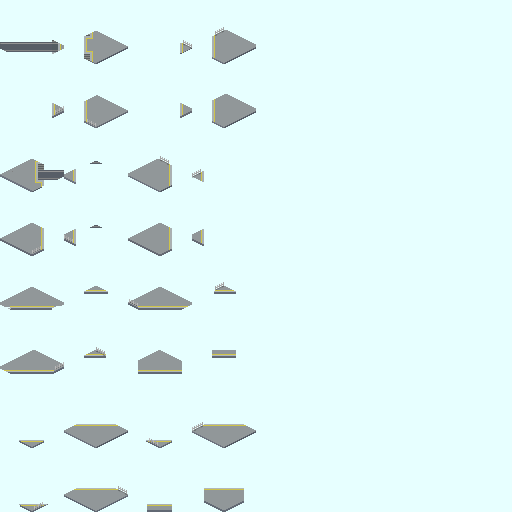
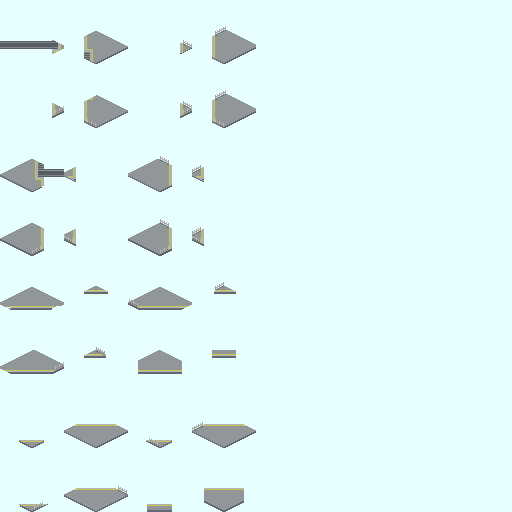
Comparing the layer stacks of the two 512 × 512 images. Changes:
added group "[31]@FG" with 2 layers in group "Fences コピー" over [left=192, top=227, right=201, bottom=243]
added group "[30]@FG" with 2 layers in group "Fences コピー" over [left=160, top=219, right=169, bottom=254]
painted on "[27]@F" over [left=192, top=165, right=201, bottom=178]
added group "[23]@FG" with 2 layers in group "Fences コピー" over [left=215, top=90, right=226, bottom=127]
added layer "[19]@F コピー" in group "[23]@FG" over [left=215, top=90, right=226, bottom=100]
added group "[22]@FG" with 2 layers in group "Fences コピー" over [left=183, top=101, right=192, bottom=114]
moved "Homes" above "Based" over [left=0, top=26, right=226, bottom=256]
added group "[27]@" with 2 layers in group "Left" over [left=192, top=167, right=204, bottom=182]
added layer "[25]C コピー" in group "[27]@" over [left=192, top=167, right=204, bottom=181]
moved "[27]" into group "[27]@", painted on it over [left=192, top=169, right=204, bottom=182]
removed group "[25]@" (2 layers) from group "Left" over [left=64, top=161, right=102, bottom=184]
added group "[25]@ #1" with 2 layers in group "Left" over [left=64, top=167, right=76, bottom=182]
added layer "[25]C" in group "[25]@ #1" over [left=64, top=167, right=76, bottom=182]
moved "[25]" into group "[25]@ #1", painted on it over [left=64, top=167, right=76, bottom=184]
painted on "FootBase コピー" over [left=12, top=160, right=64, bottom=183]
painted on "[24]" over [left=35, top=170, right=44, bottom=181]
added layer "貼り付けられたレイヤー #3" in group "Right" over [left=88, top=97, right=95, bottom=126]
added group "[17]@" with 2 layers in group "Right" over [left=84, top=32, right=93, bottom=61]
moved "[17]" into group "[17]@", painted on it over [left=84, top=32, right=93, bottom=61]
painted on "FootBase" over [left=0, top=41, right=52, bottom=52]
painted on "[16]" over [left=51, top=40, right=58, bottom=53]
…and 11 more changes (8 added, 2 painted, 1 removed)
